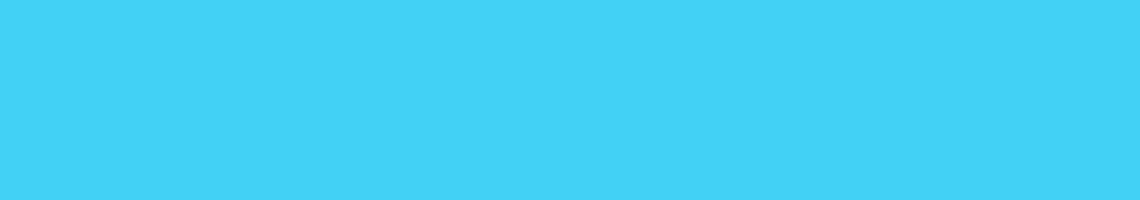
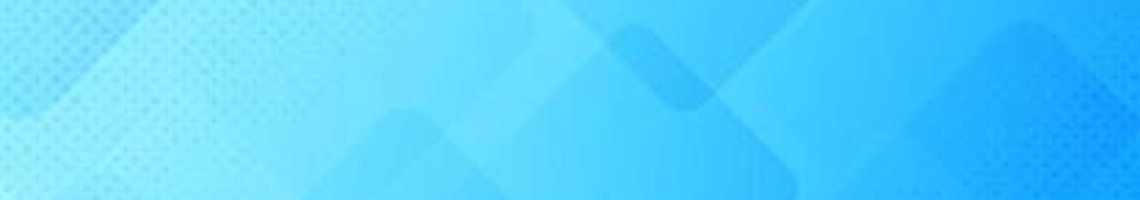
Revision of a layered 1140px x 200px image; what changed, layer by layer:
added layer "Layer 1" above "Layer 0 copy" over [0, 0, 1140, 200]
hid "Layer 0 copy" over [0, 0, 1140, 200]
